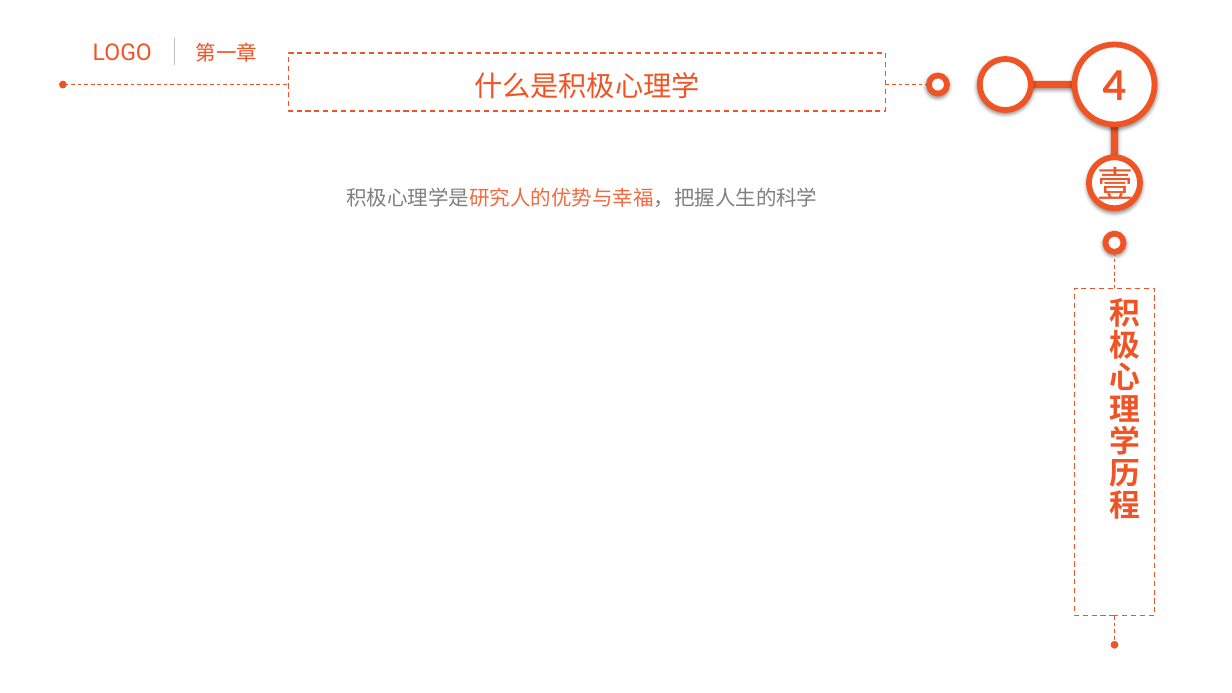
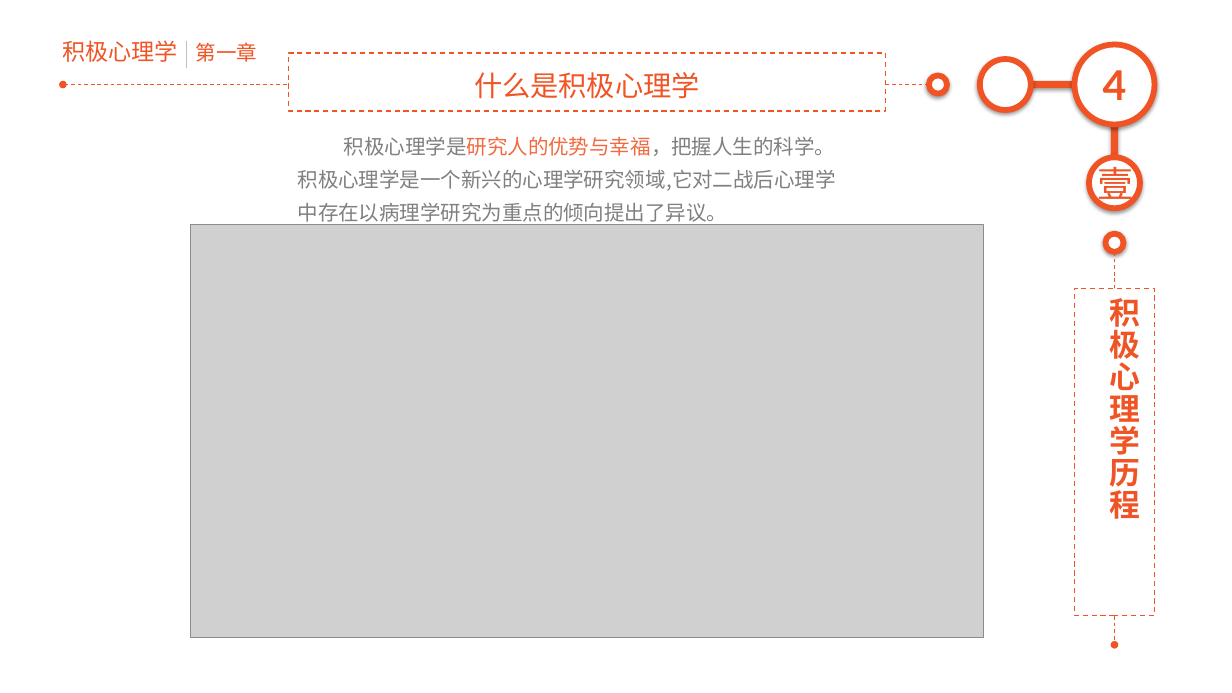
Before and after one commit to junstudys/positive-psychology, a slide deck: slide 4 of 积极心理学探索.pptx. Drawn at 1232x693 pixels with LibreOffice and Linux fonts; fonts in the diff are those of the drawing; grey boxes stand for pictures. Boxes give left, top, right and bottom in pixels: in the first picture for what was removed or moved away, otherwise in the second. Text is boxed around its words. In the diff, an @@ line names an element or a change of style, - is before the commit and + after.

```diff
--- a/积极心理学探索.pptx
+++ b/积极心理学探索.pptx
@@ text added at (x1=62, y1=40, x2=178, y2=62), 18 pt, text #F05425 @@
+积极心理学
@@ text removed at (x1=93, y1=43, x2=152, y2=61) @@
-LOGO
@@ line moved from (175, 38) - (175, 65) to (187, 42) - (187, 67) @@
@@ text at (x1=298, y1=136, x2=836, y2=226): text changed @@
-积极心理学是研究人的优势与幸福，把握人生的科学
+积极心理学是研究人的优势与幸福，把握人生的科学。积极心理学是一个新兴的心理学研究领域,它对二战后心理学中存在以病理学研究为重点的倾向提出了异议。
@@ picture added at (x1=190, y1=225, x2=984, y2=638) @@
```
Also in this commit, not shown: 19 other slides changed, 2 slides added, 28 other files.
